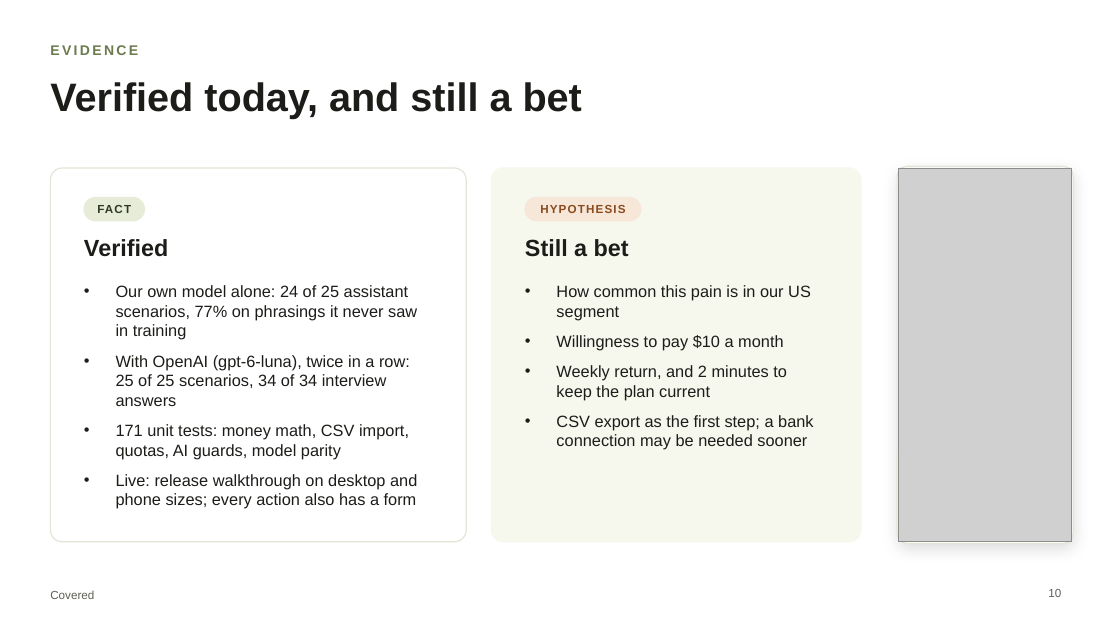
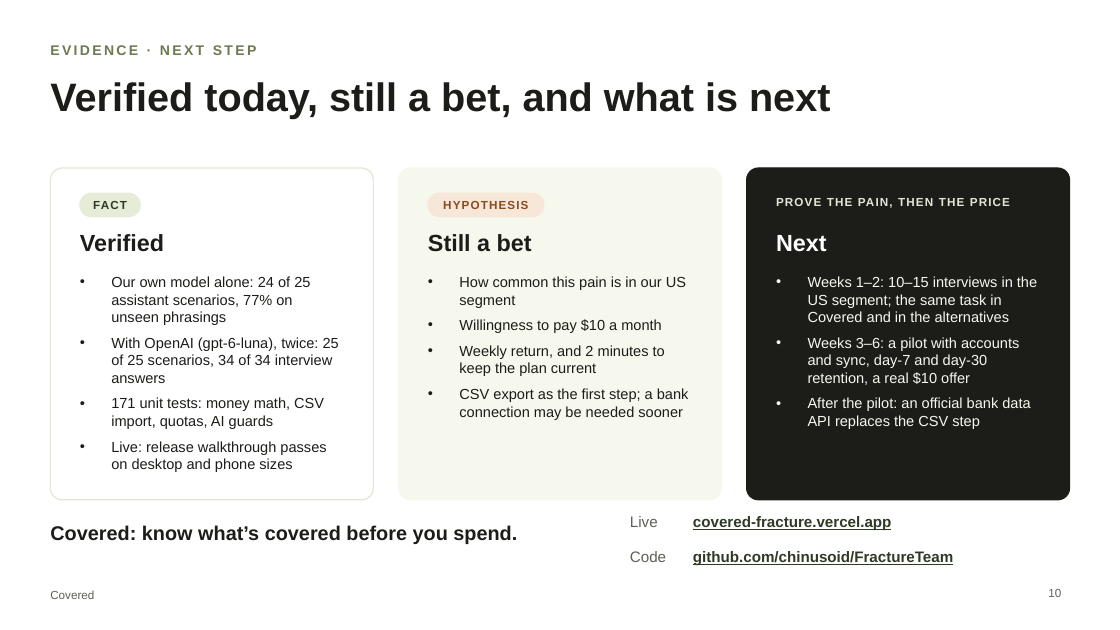
Before and after one commit to chinusoid/FractureTeam, a slide deck: slide 10 of pitch/covered-pitch.pptx. Drawn at 1120x630 pixels with LibreOffice and Linux fonts; fonts in the diff are those of the drawing; grey boxes stand for pictures. Boxes give left, top, right and bottom in pixels: in the first picture for what was removed or moved away, otherwise in the second. Text is boxed around its words. In the diff, an @@ line names an element or a change of style, - is before the commit and + after.

```diff
--- a/pitch/covered-pitch.pptx
+++ b/pitch/covered-pitch.pptx
@@ text at (50, 45, 257, 55): text changed @@
-EVIDENCE
+EVIDENCE · NEXT STEP
@@ title at (50, 82, 830, 119): text changed @@
-Verified today, and still a bet
+Verified today, still a bet, and what is next
@@ rounded rectangle: place and size @@
-rounded rectangle at (50, 168, 466, 542)
+rounded rectangle at (50, 168, 373, 500)
@@ rounded rectangle at (50, 168, 373, 500): proportions changed @@
@@ rounded rectangle at (398, 168, 721, 500): proportions changed @@
@@ rounded rectangle: place and size @@
-rounded rectangle at (492, 168, 861, 542)
+rounded rectangle at (398, 168, 721, 500)
@@ rounded rectangle: place and size @@
-rounded rectangle at (897, 166, 1074, 544)
+rounded rectangle at (747, 168, 1070, 500)
@@ rounded rectangle at (747, 168, 1070, 500): fill #FFFFFF to #1C1C19; outline #E3E5D6 1 pt to #1C1C19 1 pt; shadow off; proportions changed @@
@@ picture removed at (899, 168, 1072, 542) @@
@@ text "FACT": place and size @@
-text "FACT" at (97, 205, 131, 213)
+text "FACT" at (93, 201, 127, 209)
@@ rounded rectangle: place and size @@
-rounded rectangle at (84, 197, 145, 221)
+rounded rectangle at (80, 193, 140, 217)
@@ text "HYPOTHESIS": place and size @@
-text "HYPOTHESIS" at (540, 205, 625, 213)
+text "HYPOTHESIS" at (443, 201, 528, 209)
@@ rounded rectangle: place and size @@
-rounded rectangle at (525, 197, 641, 221)
+rounded rectangle at (428, 193, 544, 217)
@@ text added at (776, 198, 1010, 208), 10 pt, text #E3E5D6, bold @@
+PROVE THE PAIN, THEN THE PRICE
@@ text "Verified": place and size @@
-text "Verified" at (84, 239, 168, 257)
+text "Verified" at (80, 234, 164, 252)
@@ text "Still a bet": place and size @@
-text "Still a bet" at (525, 239, 629, 257)
+text "Still a bet" at (428, 234, 532, 252)
@@ text added at (776, 235, 827, 252), 20 pt, text #FFFFFF, bold @@
+Next
@@ text at (111, 276, 339, 472): text changed; size 14 to 12.5 pt @@
-• Our own model alone: 24 of 25 assistant scenarios, 77% on phrasings it never saw in training
-• With OpenAI (gpt-6-luna), twice in a row: 25 of 25 scenarios, 34 of 34 interview answers
-• 171 unit tests: money math, CSV import, quotas, AI guards, model parity
-• Live: release walkthrough on desktop and phone sizes; every action also has a form
+• Our own model alone: 24 of 25 assistant scenarios, 77% on unseen phrasings
+• With OpenAI (gpt-6-luna), twice: 25 of 25 scenarios, 34 of 34 interview answers
+• 171 unit tests: money math, CSV import, quotas, AI guards
+• Live: release walkthrough passes on desktop and phone sizes
@@ text "How common this pain is ...": place and size @@
-text "How common this pain is ..." at (556, 285, 813, 450)
+text "How common this pain is ..." at (459, 276, 689, 420)
@@ text "How common this pain is ..." at (459, 276, 689, 420): size 14 to 12.5 pt; less space between paragraphs @@
@@ text added at (808, 276, 1037, 429), 12.5 pt, text #F6F7ED @@
+• Weeks 1–2: 10–15 interviews in the US segment; the same task in Covered and in the alternatives
+• Weeks 3–6: a pilot with accounts and sync, day-7 and day-30 retention, a real $10 offer
+• After the pilot: an official bank data API replaces the CSV step
@@ text added at (50, 525, 517, 544), 17 pt, text #1C1C19, bold @@
+Covered: know what’s covered before you spend.
@@ text added at (630, 516, 658, 527), 13 pt, text #5F6058 @@
+Live
@@ text added at (693, 516, 891, 530), 13 pt, text #2F3A26, bold, underline @@
+covered-fracture.vercel.app
@@ text added at (630, 551, 666, 562), 13 pt, text #5F6058 @@
+Code
@@ text added at (693, 551, 953, 565), 13 pt, text #2F3A26, bold, underline @@
+github.com/chinusoid/FractureTeam
```
Also in this commit, not shown: 1 slide removed, 2 other files.
